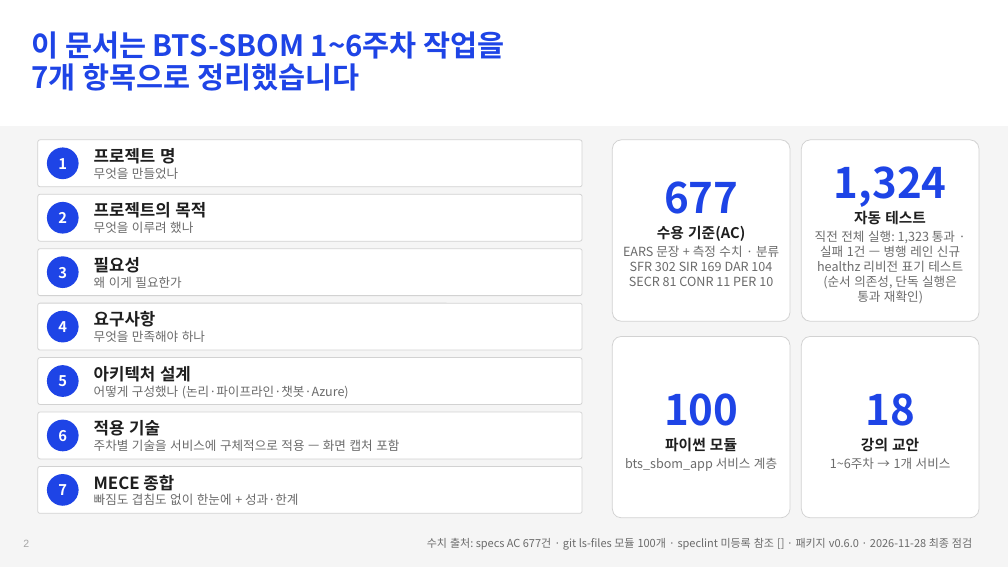
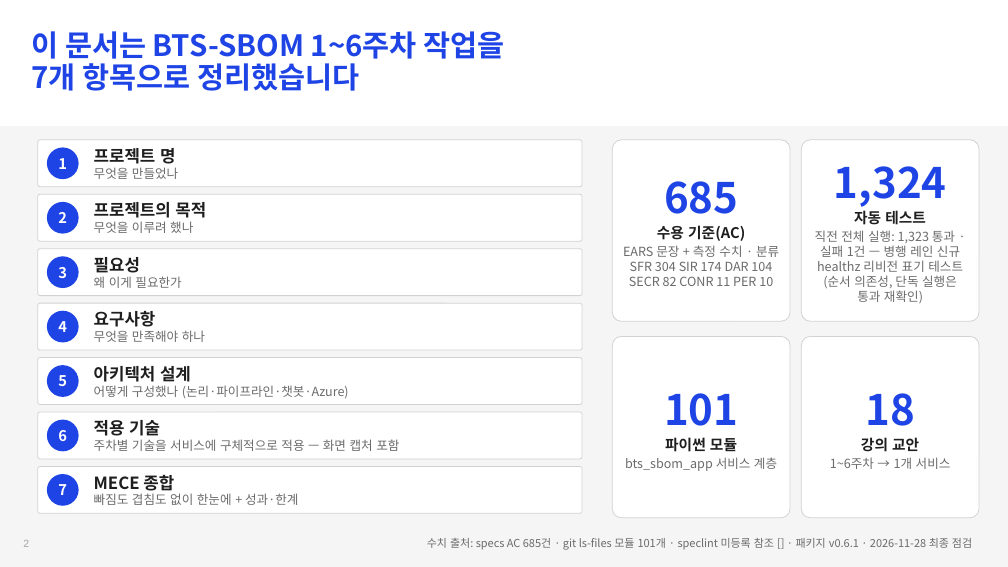
Before and after one commit to Jack-Hwang/beyondthesecurity-sbom, a slide deck: slide 2 of docs/BTS-SBOM_1-6주차_종합_과제_황병주_20261128.pptx. Drawn at 1008x567 pixels with LibreOffice and Linux fonts; fonts in the diff are those of the drawing. Boxes give left, top, right and bottom in pixels: in the first picture for what was removed or moved away, otherwise in the second. Text is boxed around its words. In the diff, an @@ line names an element or a change of style, - is before the commit and + after.

```diff
--- a/docs/BTS-SBOM_1-6주차_종합_과제_황병주_20261128.pptx
+++ b/docs/BTS-SBOM_1-6주차_종합_과제_황병주_20261128.pptx
@@ text in rounded rectangle at [664,181,738,214]: text changed @@
-677
+685
@@ text in rounded rectangle at [623,245,779,286]: text changed @@
-EARS 문장 + 측정 수치 · 분류 SFR 302 SIR 169 DAR 104 SECR 81 CONR 11 PER 10
+EARS 문장 + 측정 수치 · 분류 SFR 304 SIR 174 DAR 104 SECR 82 CONR 11 PER 10
@@ text in rounded rectangle at [664,393,738,426]: text changed @@
-100
+101
@@ text at [427,538,972,550]: text changed @@
-수치 출처: specs AC 677건 · git ls-files 모듈 100개 · speclint 미등록 참조 [] · 패키지 v0.6.0 · 2026-11-28 최종 점검
+수치 출처: specs AC 685건 · git ls-files 모듈 101개 · speclint 미등록 참조 [] · 패키지 v0.6.1 · 2026-11-28 최종 점검
```
Also in this commit, not shown: 6 other slides changed, 4 other files.
